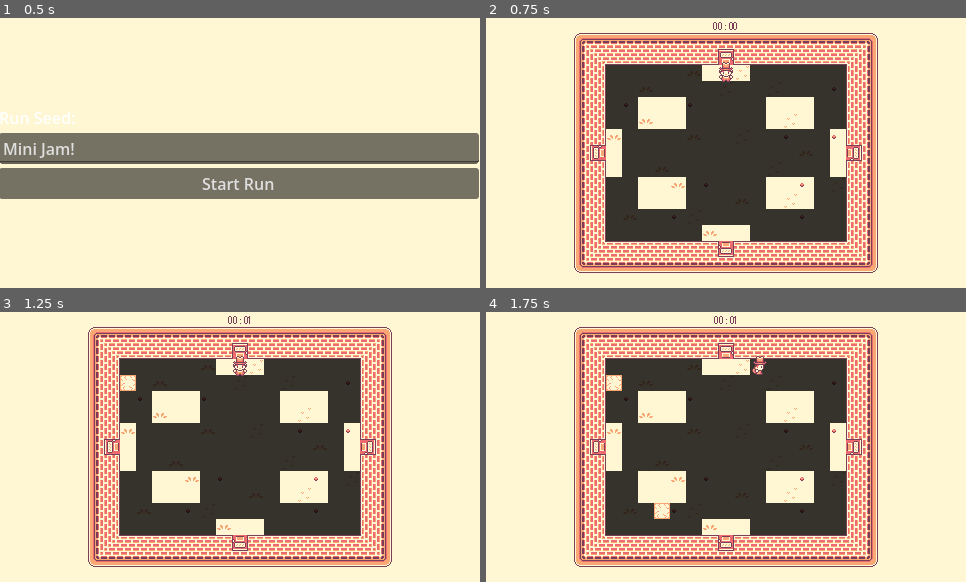
Above: before the commit, frames 1-4 (two rows, left to right).
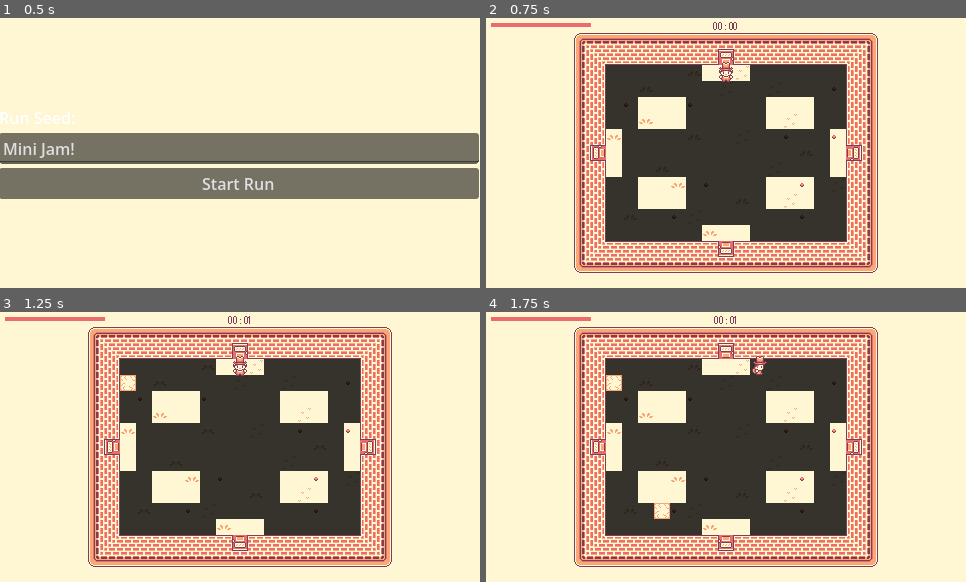
Above: after the commit, the same moments.

Repository: james-minor/mini-jam-206
Game: Godot game, scene res://scenes/main_menu/main_menu.tscn
Same seed, same stepped clock (60 frames per second), same inputs: the game is played once before the commit and once after it. Sound files missing from this copy of the repository are replaced by a short silence.
Inputs (mouse positions are in pixels of both pictures, inside the frame that each line leads up to):
- Up to frame 1 (0.5 s): no input
- Up to frame 2 (0.75 s): click "Start Run" at 0.5 s
- Up to frame 3 (1.25 s): no input
- Up to frame 4 (1.75 s): tap Enter at 1.25 s; move the mouse to (831, 433) at 1.27 s; press the mouse at (831, 433) at 1.28 s; hold D (move_right) from 1.28 s (still down)

Frame 1 is identical in both runs. In frame 2, 0.3% of the frame differs, in the area x 1-22%, y 1-4%; in frame 3, 0.3%; in frame 4, 0.3%.

Commit message:
feat: implemented player health tracking

Diff:
--- a/autoloads/player_tracker.gd
+++ b/autoloads/player_tracker.gd
@@ -28,6 +28,7 @@
 
 
 func _on_floor_generation_complete() -> void:
+	PersistentRoomData.clear_room_data()
 	current_room = DungeonGenerator.entrance_position
 	get_tree().call_deferred("change_scene_to_packed", DungeonGenerator.get_room_file(current_room))
 
--- a/scenes/enemy/enemy.tscn
+++ b/scenes/enemy/enemy.tscn
@@ -16,6 +16,7 @@
 size = Vector2(8, 7)
 
 [sub_resource type="RectangleShape2D" id="RectangleShape2D_nbhyu"]
+size = Vector2(14, 16)
 
 [sub_resource type="AudioStreamWAV" id="AudioStreamWAV_nbhyu"]
 data = PackedByteArray("cW9hZgAAIQgBAKxEFAAIGAAAAAAAAAAAAAAAAOAAQAD6jqvvp0uMC/LjaXOdV3uV/ZznnGV31nH2hw7ZaABzQfQ+3eDULb2 …(4495 unchanged characters)…
@@ -80,6 +81,7 @@
 
 [node name="ClickBox2" type="CollisionShape2D" parent="." unique_id=1081507620]
 unique_name_in_owner = true
+position = Vector2(0, 1)
 shape = SubResource("RectangleShape2D_nbhyu")
 
 [node name="HurtSoundEffect" type="AudioStreamPlayer" parent="." unique_id=1375074681]
--- /dev/null
+++ b/scenes/health_pickup/health_pickup.gd
@@ -0,0 +1,14 @@
+extends Area2D
+
+@export
+var chance_to_appear: int
+
+func _ready() -> void:
+	if randi_range(0, chance_to_appear) != chance_to_appear:
+		queue_free()
+
+
+func _on_body_entered(body: Node2D) -> void:
+	if body is Player:
+		(body as Player).heal()
+		call_deferred("queue_free")
--- /dev/null
+++ b/scenes/health_pickup/health_pickup.tscn
@@ -0,0 +1,20 @@
+[gd_scene format=3 uid="uid://cws3le6px7o3c"]
+
+[ext_resource type="Texture2D" uid="uid://crc8t7jjqkkji" path="res://scenes/health_pickup/health_pickup_sprite.png" id="1_801u0"]
+[ext_resource type="Script" uid="uid://y1lbrh60ened" path="res://scenes/health_pickup/health_pickup.gd" id="1_qpeq1"]
+
+[sub_resource type="CircleShape2D" id="CircleShape2D_801u0"]
+radius = 4.0
+
+[node name="HealthPickup" type="Area2D" unique_id=1547732914]
+collision_layer = 0
+script = ExtResource("1_qpeq1")
+chance_to_appear = 3
+
+[node name="Sprite2D" type="Sprite2D" parent="." unique_id=547747181]
+texture = ExtResource("1_801u0")
+
+[node name="CollisionShape2D" type="CollisionShape2D" parent="." unique_id=1088329057]
+shape = SubResource("CircleShape2D_801u0")
+
+[connection signal="body_entered" from="." to="." method="_on_body_entered"]
--- a/scenes/player/player.tscn
+++ b/scenes/player/player.tscn
@@ -21,6 +21,16 @@
 
 [sub_resource type="RectangleShape2D" id="RectangleShape2D_5gtgg"]
 size = Vector2(8, 7)
+
+[sub_resource type="StyleBoxFlat" id="StyleBoxFlat_fcs02"]
+bg_color = Color(0.4862745, 0.24705882, 0.34509805, 1)
+
+[sub_resource type="StyleBoxFlat" id="StyleBoxFlat_myrg7"]
+bg_color = Color(0.92156863, 0.41960785, 0.43529412, 1)
+
+[sub_resource type="Theme" id="Theme_kvlxm"]
+ProgressBar/styles/background = SubResource("StyleBoxFlat_fcs02")
+ProgressBar/styles/fill = SubResource("StyleBoxFlat_myrg7")
 
 [node name="Player" type="CharacterBody2D" unique_id=1087271331]
 collision_mask = 4
@@ -108,4 +118,24 @@
 stream = ExtResource("12_fm80t")
 volume_db = -20.0
 
+[node name="CanvasLayer" type="CanvasLayer" parent="." unique_id=2135516843]
+
+[node name="MarginContainer" type="MarginContainer" parent="CanvasLayer" unique_id=2061023301]
+offset_right = 40.0
+offset_bottom = 40.0
+theme_override_constants/margin_left = 5
+theme_override_constants/margin_top = 5
+theme_override_constants/margin_right = 5
+theme_override_constants/margin_bottom = 5
+
+[node name="HealthBar" type="ProgressBar" parent="CanvasLayer/MarginContainer" unique_id=1122770482]
+unique_name_in_owner = true
+custom_minimum_size = Vector2(100, 4)
+layout_mode = 2
+theme = SubResource("Theme_kvlxm")
+max_value = 10.0
+step = 1.0
+value = 10.0
+show_percentage = false
+
 [connection signal="body_entered" from="DeathColliderDetector" to="StateMachine/Moving" method="_on_death_collider_detector_body_entered"]
--- a/scenes/player/scripts/player.gd
+++ b/scenes/player/scripts/player.gd
@@ -1,5 +1,7 @@
 class_name Player
 extends CharacterBody2D
+
+var health: int = 10
 
 func _ready() -> void:
 	match PlayerTracker.entering_direction:
@@ -17,4 +19,14 @@
 
 
 func damage() -> void:
-	print("damage")
+	health -= 1
+	%HealthBar.value = health
+
+	if health <= 0:
+		%StateMachine.set_state("dead")
+
+
+func heal() -> void:
+	health += 1
+	health = clampi(health, 0, 10)
+	%HealthBar.value = health
Not shown, added: scenes/health_pickup/health_pickup.gd.uid
Binary file added: scenes/health_pickup/health_pickup_sprite.png
Not shown, added: scenes/health_pickup/health_pickup_sprite.png.import
